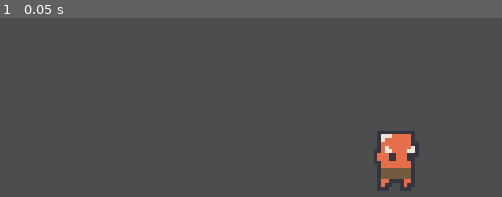
Above: before the commit, frame 1.
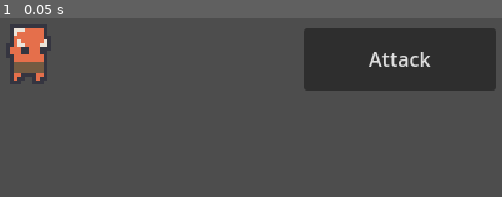
Above: after the commit, the same moment.

Repository: THE21Falcam/Dungeon-Madness
Game: Godot game, scene res://Main World/main_world.tscn
The game is run twice, just before and just after one commit, with the same random seed, the same clock (stepped at 60 frames per second) and the same inputs.
Inputs:
- Up to frame 1 (0.05 s): no input

The runs differ from the first frame. In frame 1, 16% of the frame differs, in the area x 1-99%, y 5-95%.

Commit message:
Added Setting Menu Scene and Created A General Layout For the Game

Diff:
--- /dev/null
+++ b/Dungen Foe/dungen_foe.tscn
@@ -0,0 +1,47 @@
+[gd_scene load_steps=7 format=3 uid="uid://c6kbe1mcxwwga"]
+
+[ext_resource type="Texture2D" uid="uid://ctt2evxr62lay" path="res://Assets/Dungeon Sprites by analogstudios/demon_.png" id="1_nb8te"]
+
+[sub_resource type="AtlasTexture" id="AtlasTexture_n83fd"]
+atlas = ExtResource("1_nb8te")
+region = Rect2(0, 0, 24, 24)
+
+[sub_resource type="AtlasTexture" id="AtlasTexture_vvemc"]
+atlas = ExtResource("1_nb8te")
+region = Rect2(24, 0, 24, 24)
+
+[sub_resource type="AtlasTexture" id="AtlasTexture_rq2yd"]
+atlas = ExtResource("1_nb8te")
+region = Rect2(48, 0, 24, 24)
+
+[sub_resource type="AtlasTexture" id="AtlasTexture_amdc8"]
+atlas = ExtResource("1_nb8te")
+region = Rect2(72, 0, 24, 24)
+
+[sub_resource type="SpriteFrames" id="SpriteFrames_cexqq"]
+animations = [{
+"frames": [{
+"duration": 1.0,
+"texture": SubResource("AtlasTexture_n83fd")
+}, {
+"duration": 1.0,
+"texture": SubResource("AtlasTexture_vvemc")
+}, {
+"duration": 1.0,
+"texture": SubResource("AtlasTexture_rq2yd")
+}, {
+"duration": 1.0,
+"texture": SubResource("AtlasTexture_amdc8")
+}],
+"loop": true,
+"name": &"Demon_Normal",
+"speed": 5.0
+}]
+
+[node name="Dungen Foe" type="Node2D"]
+texture_filter = 1
+scale = Vector2(3, 3)
+
+[node name="AnimatedSprite2D" type="AnimatedSprite2D" parent="."]
+sprite_frames = SubResource("SpriteFrames_cexqq")
+animation = &"Demon_Normal"
--- a/Main World/main_world.tscn
+++ b/Main World/main_world.tscn
@@ -1,20 +1,47 @@
-[gd_scene load_steps=3 format=3 uid="uid://b72pmf3gs41en"]
+[gd_scene load_steps=4 format=3 uid="uid://b72pmf3gs41en"]
 
-[ext_resource type="Texture2D" uid="uid://ctt2evxr62lay" path="res://Assets/Dungeon Sprites by analogstudios/demon_.png" id="1_4f0rs"]
-[ext_resource type="PackedScene" uid="uid://buyp78y802gnt" path="res://GUI/Settings/settings.tscn" id="2_2tp7a"]
+[ext_resource type="PackedScene" uid="uid://buyp78y802gnt" path="res://Main GUI/Settings/settings.tscn" id="2_2tp7a"]
+[ext_resource type="PackedScene" uid="uid://c6kbe1mcxwwga" path="res://Dungen Foe/dungen_foe.tscn" id="2_gbj8d"]
 
-[node name="Node2D" type="Node2D"]
+[sub_resource type="SpriteFrames" id="SpriteFrames_4f0rs"]
+
+[node name="Main World" type="Node2D"]
 texture_filter = 1
 
-[node name="Camera2D" type="Camera2D" parent="."]
+[node name="Main Camera" type="Camera2D" parent="."]
+position = Vector2(320, 180)
 
-[node name="Sprite2D" type="Sprite2D" parent="."]
+[node name="Dungen Show" type="Node" parent="."]
+
+[node name="Dungen Hall" type="Sprite2D" parent="Dungen Show"]
 position = Vector2(119, 69)
 scale = Vector2(3, 3)
-texture = ExtResource("1_4f0rs")
-hframes = 8
-vframes = 6
 
-[node name="CanvasLayer" type="CanvasLayer" parent="."]
+[node name="Dungen Foe" parent="Dungen Show" instance=ExtResource("2_gbj8d")]
+position = Vector2(145, 164)
 
-[node name="Settings" parent="CanvasLayer" instance=ExtResource("2_2tp7a")]
+[node name="Dungen Player" type="AnimatedSprite2D" parent="Dungen Show"]
+sprite_frames = SubResource("SpriteFrames_4f0rs")
+
+[node name="Dungen Input" type="Node" parent="."]
+
+[node name="Button" type="Button" parent="Dungen Input"]
+anchors_preset = 8
+anchor_left = 0.5
+anchor_top = 0.5
+anchor_right = 0.5
+anchor_bottom = 0.5
+offset_left = 45.0
+offset_top = -25.0
+offset_right = 199.0
+offset_bottom = 25.0
+grow_horizontal = 2
+grow_vertical = 2
+text = "Attack
+"
+
+[node name="Dungen GUI" type="Node" parent="."]
+
+[node name="Extra UI" type="CanvasLayer" parent="."]
+
+[node name="Settings" parent="Extra UI" instance=ExtResource("2_2tp7a")]
Renamed: GUI/Inventory/inventory.tscn -> Main GUI/Inventory/inventory.tscn
Renamed: GUI/Settings/settings.tscn -> Main GUI/Settings/settings.tscn
